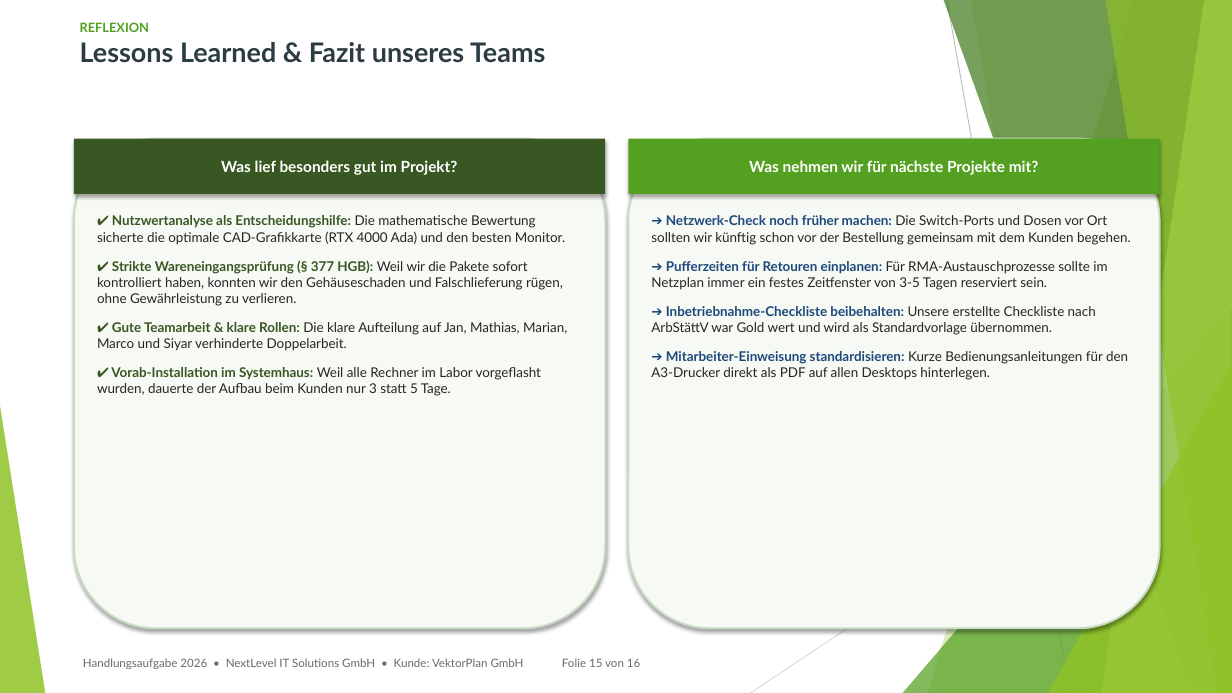
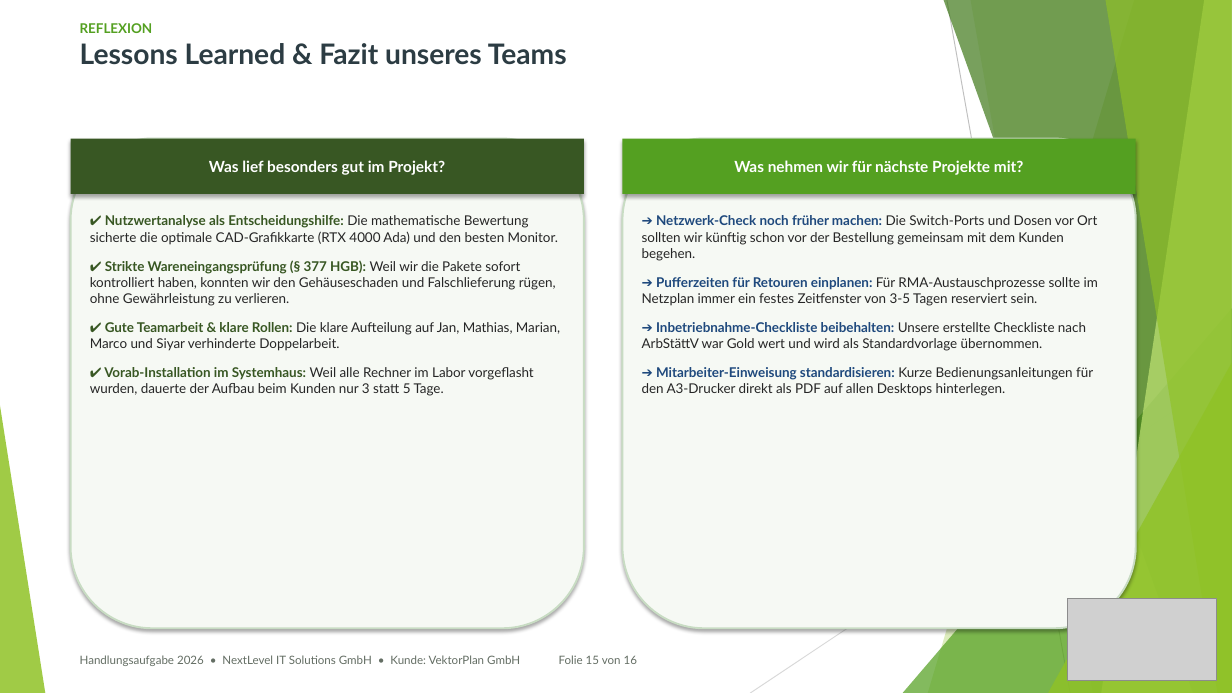
Before and after one commit to kluthjan/projekt_handlungsaufgabe, a slide deck: slide 15 of docs/08_Projektabschluss/Abschlusspraesentation.pptx. Drawn at 1232x693 pixels with LibreOffice and Linux fonts; fonts in the diff are those of the drawing; grey boxes stand for pictures. Boxes give left, top, right and bottom in pixels: in the first picture for what was removed or moved away, otherwise in the second. Text is boxed around its words. In the diff, an @@ line names an element or a change of style, - is before the commit and + after.

Commit message:
Praesentation optimiert: Widescreen-Layout vollstndig ausgenutzt, NextLevel-Logo mit transparentem Hintergrund vergroessert auf allen 16 Folien platziert, Hardware-Badges und PSP korrigiert

```diff
--- a/docs/08_Projektabschluss/Abschlusspraesentation.pptx
+++ b/docs/08_Projektabschluss/Abschlusspraesentation.pptx
@@ text "REFLEXION" at [80, 23, 567, 65]: size 10 to 10.5 pt in "REFLEXION"; size 21 to 22 pt in "Lessons Learned & Fazit unseres Teams" @@
@@ rectangle "Was lief besonders gut im ...": place and size @@
-rectangle "Was lief besonders gut im ..." at [74, 139, 605, 194]
+rectangle "Was lief besonders gut im ..." at [70, 139, 584, 194]
@@ rounded rectangle: place and size @@
-rounded rectangle at [74, 139, 605, 628]
+rounded rectangle at [70, 139, 584, 628]
@@ rectangle "Was nehmen wir für nächste ...": place and size @@
-rectangle "Was nehmen wir für nächste ..." at [628, 139, 1160, 194]
+rectangle "Was nehmen wir für nächste ..." at [623, 139, 1137, 194]
@@ rounded rectangle: place and size @@
-rounded rectangle at [628, 139, 1160, 628]
+rounded rectangle at [623, 139, 1137, 628]
@@ text "✔ Nutzwertanalyse als Entscheidungshilfe: Die ...": place and size @@
-text "✔ Nutzwertanalyse als Entscheidungshilfe: Die ..." at [97, 215, 567, 396]
+text "✔ Nutzwertanalyse als Entscheidungshilfe: Die ..." at [90, 215, 560, 396]
@@ text "➔ Netzwerk-Check noch früher machen: ..." rewrapped from [651, 215, 1131, 380] to [642, 215, 1098, 396] @@
@@ picture added at [1068, 598, 1217, 680] @@
```
Also in this commit, not shown: 15 other slides changed, 1 other file.
